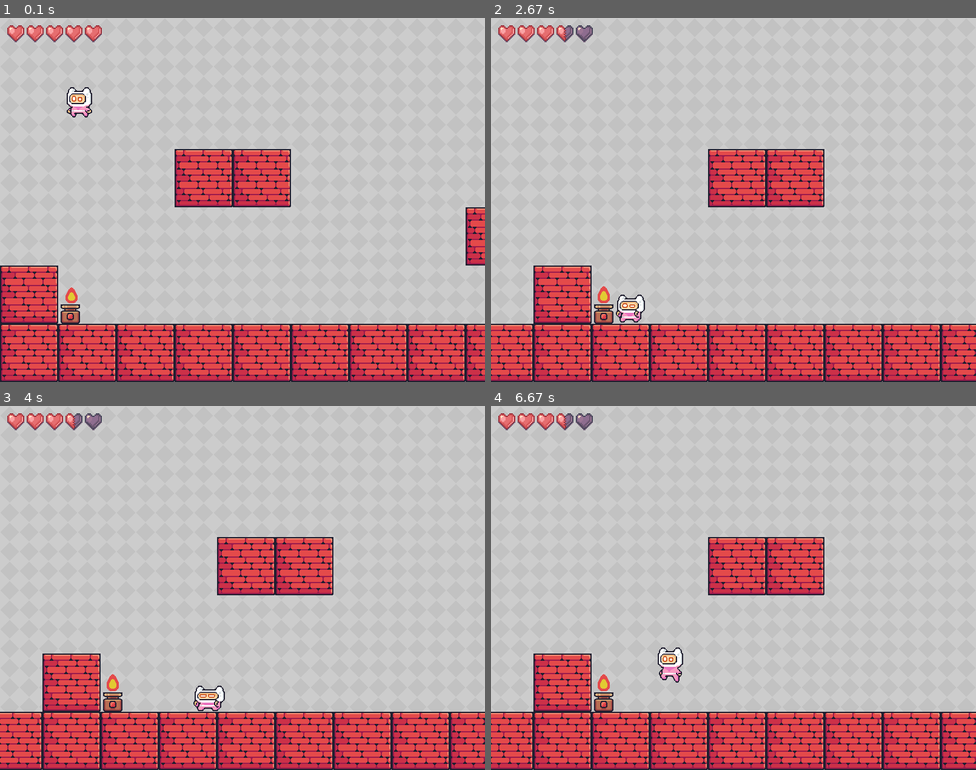
Above: before the commit, frames 1-4 (two rows, left to right).
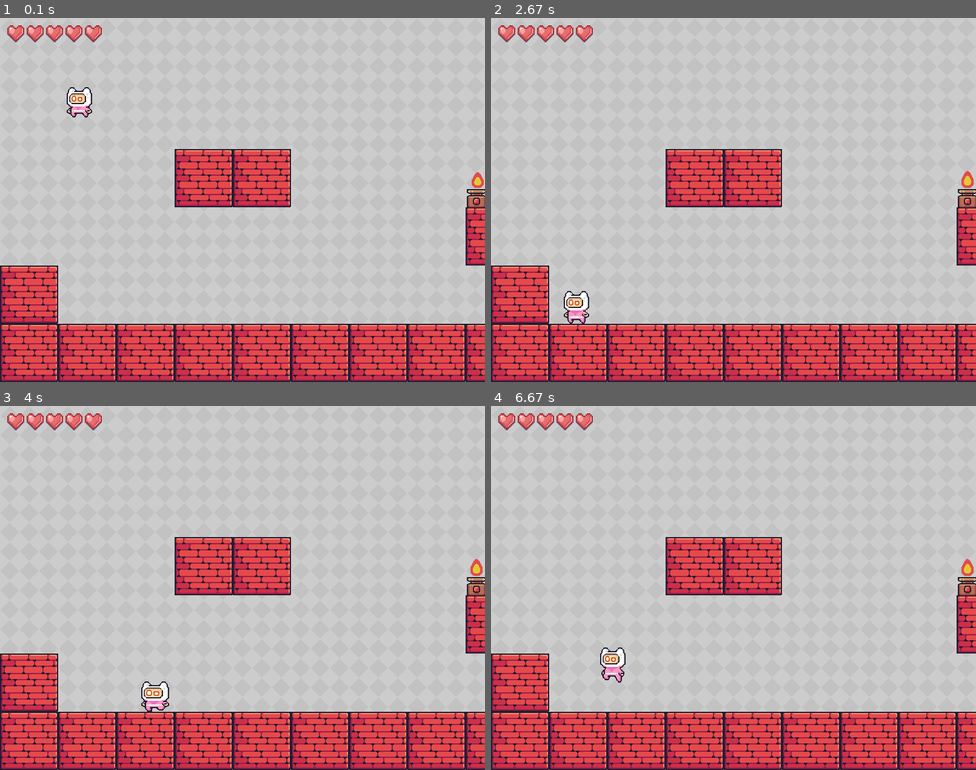
Above: after the commit, the same moments.

Repository: jamuerta/pygames-project
Game: pygame game, started from game.py
Two runs of this game, one before a commit and one after it. Both use one fixed random seed, a clock stepped at 60 frames per second and the inputs below.
Inputs:
- Up to frame 1 (0.1 s): no input
- Up to frame 2 (2.67 s): hold Right 0.33-0.8 s; hold Up 0.83-1.13 s; hold Right 1.17-1.63 s; hold Left 1.67-2.2 s; hold Left 2.23-2.63 s
- Up to frame 3 (4 s): hold Up 2.67-3.03 s; hold Right 3.07-3.7 s; hold Left from 3.73 s (still down)
- Up to frame 4 (6.67 s): release Left at 4.2 s; hold Right 4.23-4.7 s; hold Up 4.73-5.03 s; hold Right 5.07-5.53 s; hold Left 5.57-6.1 s; hold Left 6.13-6.53 s; hold Up from 6.57 s (still down)

The runs differ from the first frame. In frame 1, 0.5% of the frame differs, in the area x 12-100%, y 42-84%; in frame 2, 16%; in frame 3, 17%, in the area x 0-100%, y 2-100%; in frame 4, 17%.

Commit message:
agregué la clase level, la lógica para cambiar de nivel

Diff:
--- a/classes.py
+++ b/classes.py
@@ -1,6 +1,6 @@
 import pygame
 
-from funciones import load_spritesheets, get_block
+from funciones import load_spritesheets, get_block, background
 
 class Player(pygame.sprite.Sprite):
     gravedad = 1
@@ -154,3 +154,34 @@
 
         if (self.ani_count // self.delay) > len(sprites):
             self.ani_count = 0
+
+class Level():
+    def __init__(self, player, bg_im):
+        self.player = player
+        self.platforms = pygame.sprite.Group()
+        self.traps = pygame.sprite.Group()
+        self.fondo, self.fondo_im = background(bg_im)
+
+    def draw(self, win, offset_x):
+        for tile in self.fondo:
+            win.blit(self.fondo_im, tile)
+
+        for obj in self.platforms:
+            obj.draw(win, offset_x)
+
+        for obj in self.traps:
+            obj.draw(win, offset_x)
+
+        self.player.draw(win, offset_x)
+        pygame.display.update()
+
+    def upd(self):
+        self.platforms.update()
+        self.traps.update()
+
+    def load_game_data(self, objetos):
+        for obj in objetos:
+            if isinstance(obj, Bloque):
+                self.platforms.add(obj)
+            elif isinstance(obj, Fuego):
+                self.traps.add(obj)
--- a/game.py
+++ b/game.py
@@ -7,18 +7,9 @@
 
 WIDTH, HEIGHT = 800, 600
 vel = 5
+block_size = 96
 
 ventana = pygame.display.set_mode((WIDTH, HEIGHT))
-
-def draw(win, fondo, fondo_i, player, objetos, offset_x):
-    for tile in fondo:
-        ventana.blit(fondo_i, tile)
-
-    for obj in objetos:
-        obj.draw(win, offset_x)
-
-    player.draw(win, offset_x)
-    pygame.display.update()
 
 def colision_ver(player, objetos, dy):
     obj_chocados = []
@@ -59,6 +50,9 @@
     if teclas[pygame.K_RIGHT] and not colision_der:
         player.derecha(vel)
 
+    if player.rect.left + player.x_vel < 0:
+        player.rect.left = 0
+
     vertical_collide = colision_ver(player, objetos, player.y_vel)
     to_check = [colision_izq, colision_der, *vertical_collide]
     for obj in to_check:
@@ -67,22 +61,24 @@
 
 def main(ventana):
     clock = pygame.time.Clock()
-    fondo, fondo_im = background("Gray.png")
+    #fondo, fondo_im = background("Gray.png")
 
-    block_size = 96
+    #block_size = 96
 
     jugador = Player(100, 100, 50, 50)
     jugador.max_health = 100
-    fire = Fuego(100, HEIGHT - block_size - 64, 16, 32)
+    jugador.health = jugador.max_health
     fire.on()
-    floor = [Bloque(i * block_size, HEIGHT - block_size, block_size, 272,64)
-             for i in range(-WIDTH // block_size, (WIDTH * 2) // block_size)]
-    objetos = [*floor, Bloque(0, HEIGHT - block_size * 2, block_size, 272, 64),
-               Bloque(block_size * 3, HEIGHT - block_size * 4, block_size, 272, 64),
-               Bloque(block_size * 4, HEIGHT - block_size * 4, block_size, 272, 64),
-               Bloque(block_size * 8, HEIGHT - block_size * 3, block_size, 272, 64),
-               Bloque(block_size * 9, HEIGHT - block_size * 3, block_size, 272, 64),
-               Bloque(block_size * 10, HEIGHT - block_size * 3, block_size, 272, 64), fire]
+
+    level1 = Level(jugador, "Gray.png")
+    level2 = Level(jugador, "Yellow.png")
+    level3 = Level(jugador, "Blue.png")
+    level4 = Level(jugador, "Brown.png")
+    level5 = Level(jugador, "Purple.png")
+
+    current_level = level1
+
+    level1.load_game_data(objetos_n1)
 
     offset_x = 0
     scroll_areaw = 200
@@ -107,23 +103,49 @@
                     run = False
 
         if not jugador.dead:
+            if jugador.rect.right >= 2000:
+                if current_level == level1:
+                    current_level = level2
+                elif current_level == level2:
+                    current_level = level3
+                elif current_level == level3:
+                    current_level = level4
+                elif current_level == level4:
+                    current_level = level5
+
+                jugador.rect.left = 0  # Posición inicial en x del nuevo nivel
+                jugador.rect.y = 100
+
             jugador.loop(60)
             fire.loop()
-            mover(jugador, objetos)
-            draw(ventana, fondo, fondo_im, jugador, objetos, offset_x)
+            mover(jugador, objetos_n1)  # Lógica de movimiento y colisiones del jugador en el nivel actual
+            current_level.upd()  # Actualiza plataformas y trampas del nivel actual
+            current_level.draw(ventana, offset_x)  # Dibuja el nivel actual (fondo, plataformas, trampas, etc.)
+            jugador.draw(ventana, offset_x)
 
             if ((jugador.rect.right - offset_x >= WIDTH - scroll_areaw) and jugador.x_vel > 0) or (
-                (jugador.rect.left - offset_x <= scroll_areaw) and jugador.x_vel < 0):
+                (jugador.rect.left - offset_x <= 0) and jugador.x_vel < 0):
                 offset_x += jugador.x_vel
 
             health_bar(ventana, jugador.health, jugador.max_health, 10, 10)  # Ajustar la posición según sea necesario
         else:
             game_over(ventana, "Game Over - Press R to Restart or Q to Quit", WIDTH // 2 - 250, HEIGHT // 2 - 50)
+
         pygame.display.flip()
 
     pygame.quit()
     quit()
 
+fire = Fuego(770, 250, 16, 32)
+floor = [Bloque(i * block_size, HEIGHT - block_size, block_size, 272,64)
+             for i in range(0, 2000)]
+objetos_n1 = [*floor, Bloque(0, HEIGHT - block_size * 2, block_size, 272, 64),
+               Bloque(block_size * 3, HEIGHT - block_size * 4, block_size, 272, 64),
+               Bloque(block_size * 4, HEIGHT - block_size * 4, block_size, 272, 64),
+               Bloque(block_size * 8, HEIGHT - block_size * 3, block_size, 272, 64),
+               Bloque(block_size * 9, HEIGHT - block_size * 3, block_size, 272, 64),
+               Bloque(block_size * 10, HEIGHT - block_size * 3, block_size, 272, 64), fire]
+
 if __name__ == "__main__":
     main(ventana)
 # PARA EL ÚLTIMO CONTROL : JUEGO FUNCIONAL, PPT QUE EXPLIQUE EL JUEGO (NO EL CÓDIGO)
